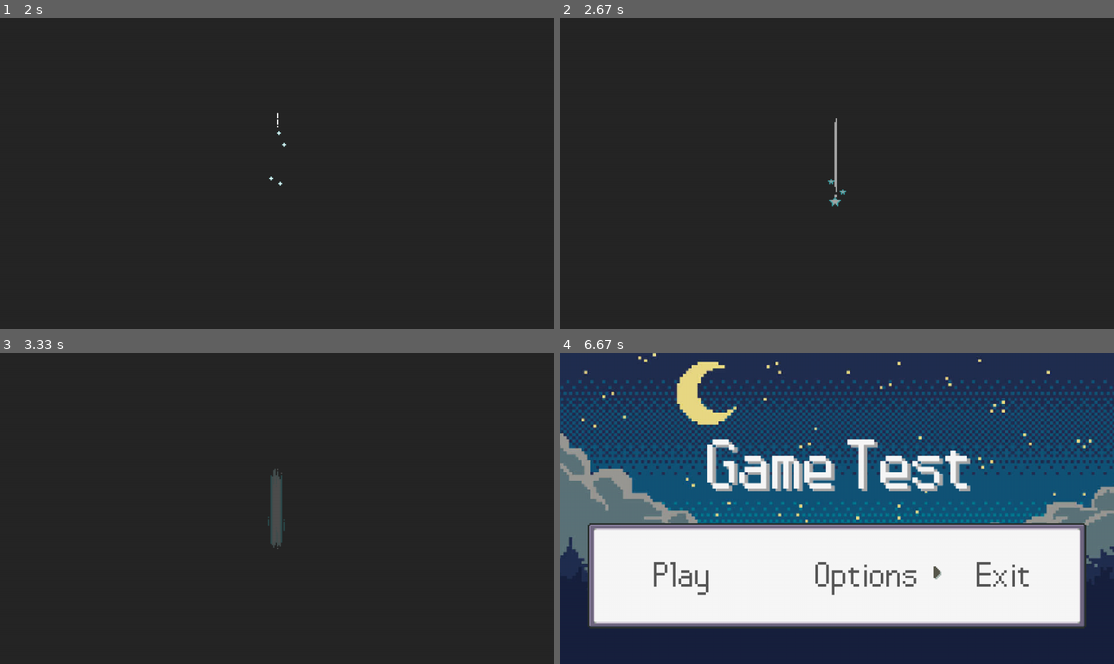
Above: before the commit, frames 1-4 (two rows, left to right).
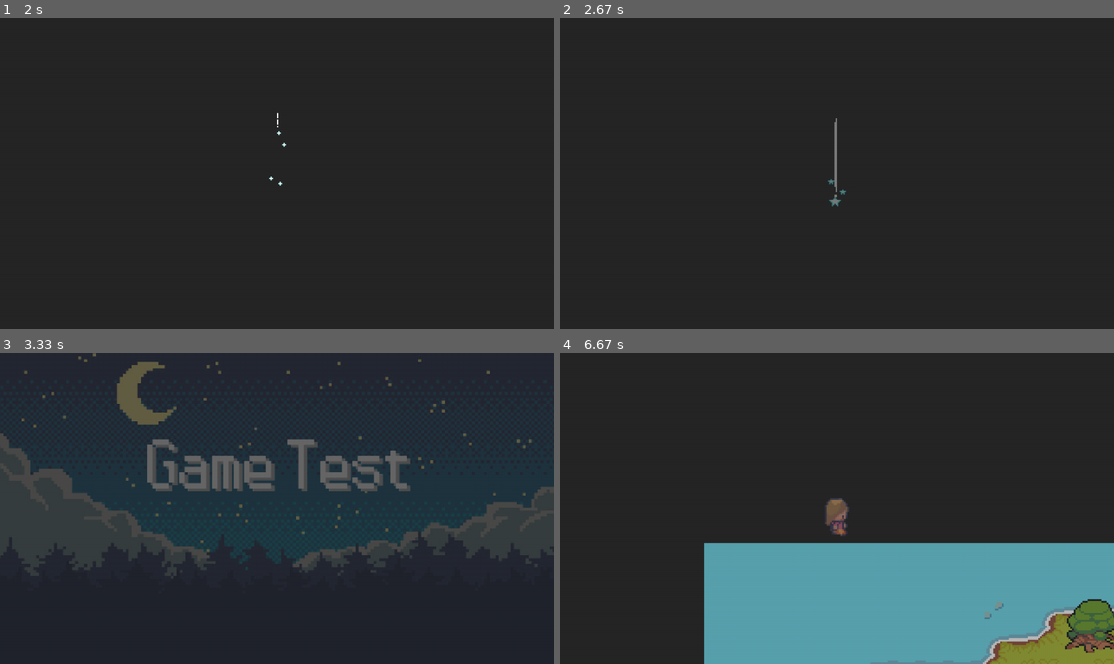
Above: after the commit, the same moments.

Repository: HiramAle/PygameBases
Game: pygame game, started from Code/main.py
The game is run twice, just before and just after one commit, with the same random seed, the same clock (stepped at 60 frames per second) and the same inputs.
Inputs:
- Up to frame 1 (2 s): hold D 0.33-0.8 s
- Up to frame 2 (2.67 s): no input
- Up to frame 3 (3.33 s): hold A from 2.9 s (still down)
- Up to frame 4 (6.67 s): release A at 3.37 s; hold D 3.9-4.53 s; tap Space at 4.97 s; hold A 5.3-5.77 s; hold D 5.8-6.27 s; hold W 6.3-6.6 s; hold D from 6.63 s (still down)

Frame 1 is identical in both runs. In frame 2, 0.2% of the frame differs, in the area x 48-52%, y 32-61%; in frame 3, 32%; in frame 4, 97%, in the area x 0-100%, y 0-100%.

Commit message:
Added camera to WorldMap, Player and Sprites

Diff:
--- /dev/null
+++ b/Code/Entities/entity.py
@@ -0,0 +1,52 @@
+import pygame
+
+
+class Entity(pygame.sprite.Sprite):
+    def __init__(self,
+                 groups: pygame.sprite.Group | list[pygame.sprite.Group],
+                 image: pygame.surface.Surface,
+                 obstacle_sprites: pygame.sprite.Group,
+                 hit_box_w=64,
+                 hit_box_h=64):
+        super().__init__(groups)
+        # graphics setup
+        self.image = image
+        self.rect = self.image.get_rect()
+        self.hitbox = pygame.Rect(self.rect.x, self.rect.y, hit_box_w, hit_box_h)
+        # movement
+        self.direction = pygame.math.Vector2()
+        self.speed = 5
+        # collision sprites
+        self.obstacle_sprites = obstacle_sprites
+        # animation
+        self.animations = {}
+        self.frame_index = 0
+        self.animation_speed = 0.6
+
+    def move(self):
+        if self.direction.magnitude() != 0:
+            self.direction = self.direction.normalize()
+
+        self.hitbox.x += self.direction.x * self.speed
+        self.collision_x()
+        self.hitbox.y += self.direction.y * self.speed
+        self.collision_y()
+        self.rect.bottom = self.hitbox.bottom
+
+    def collision_x(self):
+        if self.direction.x != 0:
+            for sprite in self.obstacle_sprites:
+                if sprite.hitbox.colliderect(self.hitbox):
+                    if self.direction.x > 0:
+                        self.hitbox.right = sprite.hitbox.left
+                    if self.direction.x < 0:
+                        self.hitbox.left = sprite.hitbox.right
+
+    def collision_y(self):
+        if self.direction.y != 0:
+            for sprite in self.obstacle_sprites:
+                if sprite.hitbox.colliderect(self.hitbox):
+                    if self.direction.y > 0:
+                        self.hitbox.bottom = sprite.hitbox.top
+                    if self.direction.y < 0:
+                        self.hitbox.top = sprite.hitbox.bottom
--- /dev/null
+++ b/Code/Entities/player.py
@@ -0,0 +1,99 @@
+import pygame
+from Code.support import import_cut_graphics
+from Code.Entities.entity import Entity
+
+
+class Player(Entity):
+    def __init__(
+            self,
+            groups: pygame.sprite.Group,
+            pos: tuple,
+            obstacle_sprites: pygame.sprite.Group):
+        super().__init__(
+            groups,
+            import_cut_graphics("Sprites/Player/player_down_idle.png", 64, 64 * 2)[0],
+            obstacle_sprites
+        )
+        self.sprite_type = "player"
+        # graphics
+        self.rect = self.image.get_rect(topleft=pos)
+        self.hitbox = pygame.Rect(self.rect.x, self.rect.y, 64, 64)
+        # status
+        self.status = 'down_idle'
+        self.facing = "down"
+        # assets
+        self.import_assets()
+
+        self.animation_speed = 0.08
+        self.player = 3
+
+    def import_assets(self):
+        self.animations = {"down": import_cut_graphics("Sprites/Player/player_down_run.png", 64, 64 * 2),
+                           "up": import_cut_graphics("Sprites/Player/player_up_run.png", 64, 64 * 2),
+                           "left": import_cut_graphics("Sprites/Player/player_left_run.png", 64, 64 * 2),
+                           "right": import_cut_graphics("Sprites/Player/player_right_run.png", 64, 64 * 2),
+                           "down_idle": import_cut_graphics("Sprites/Player/player_down_idle.png", 64, 64 * 2),
+                           "up_idle": import_cut_graphics("Sprites/Player/player_up_idle.png", 64, 64 * 2),
+                           "left_idle": import_cut_graphics("Sprites/Player/player_left_idle.png", 64, 64 * 2),
+                           "right_idle": import_cut_graphics("Sprites/Player/player_right_idle.png", 64, 64 * 2)}
+
+    def set_status(self):
+        # idle status
+        if self.direction.x == 0 and self.direction.y == 0:
+            if "idle" not in self.status:
+                self.status += "_idle"
+        # set facing direction
+        if "right" in self.status:
+            self.facing = "right"
+        elif "left" in self.status:
+            self.facing = "left"
+        elif "down" in self.status:
+            self.facing = "down"
+        elif "up" in self.status:
+            self.facing = "up"
+
+    def animate_sprite(self):
+        # set the animations depending on the facing direction
+        # self.animations["up"] = self.animations["up" + self.facing]
+        # self.animations["down"] = self.animations["down" + self.facing]
+        # self.animations["right"] = self.animations["right" + self.facing]
+        # self.animations["left"] = self.animations["down" + self.facing]
+        # self.animations["up_idle"] = self.animations[self.facing + "_idle"]
+        # self.animations["down_idle"] = self.animations[self.facing + "_idle"]
+
+        animation = self.animations[self.status]
+
+        self.frame_index += self.animation_speed
+        if self.frame_index >= len(animation):
+            self.frame_index = 0
+
+        self.image = animation[int(self.frame_index)]
+        self.rect = self.image.get_rect(center=self.hitbox.center)
+
+    def input(self):
+        keys = pygame.key.get_pressed()
+
+        if keys[pygame.K_w] and not keys[pygame.K_s]:
+            self.direction.y = -1
+            self.status = "up"
+        elif keys[pygame.K_s] and not keys[pygame.K_w]:
+            self.direction.y = 1
+            self.status = "down"
+        else:
+            self.direction.y = 0
+
+        if keys[pygame.K_a] and not keys[pygame.K_d]:
+            self.direction.x = -1
+            self.status = "left"
+        elif keys[pygame.K_d] and not keys[pygame.K_a]:
+            self.direction.x = 1
+            self.status = "right"
+        else:
+            self.direction.x = 0
+
+
+    def update(self):
+        self.input()
+        self.set_status()
+        self.animate_sprite()
+        self.move()
--- a/Code/GUI/buttons.py
+++ b/Code/GUI/buttons.py
@@ -19,6 +19,7 @@
             return True
         else:
             return False
+
 
 class TextButton(Button):
     def __init__(self, x, y, display, text, colour="White", antialiasing=False, background=None,
--- /dev/null
+++ b/Code/Scenes/camera.py
@@ -0,0 +1,32 @@
+import pygame
+import copy
+from Code.Entities.player import Player
+
+
+class YSortCameraGroup(pygame.sprite.Group):
+    def __init__(self, display, background):
+        super().__init__()
+        self.display_surface = display
+        self.half_width = self.display_surface.get_size()[0] // 2
+        self.half_height = self.display_surface.get_size()[1] // 2
+        self.offset = pygame.math.Vector2()
+        self.floor_surf = background
+        self.floor_rect = self.floor_surf.get_rect(topleft=(0, 0))
+
+    def y_draw(self, player: Player):
+        self.offset.x = player.rect.centerx - self.half_width
+        self.offset.y = player.rect.centery - self.half_height
+
+        floor_offset_pos = self.floor_rect.topleft - self.offset
+        self.display_surface.blit(self.floor_surf, floor_offset_pos)
+
+        for sprite in sorted(self.sprites(), key=lambda sprite: sprite.hitbox.centery):
+            offset_pos = sprite.rect.topleft - self.offset
+            self.display_surface.blit(sprite.image, offset_pos)
+
+        for sprite in player.obstacle_sprites:
+            offset_pos = sprite.rect.topleft - self.offset
+            hitbox = copy.copy(sprite.hitbox)
+            hitbox.x = sprite.rect.x - offset_pos.x
+            hitbox.y = sprite.rect.y - offset_pos.y
+            pygame.draw.rect(pygame.display.get_surface(), "Red", hitbox, 2)
--- a/Code/Scenes/scene.py
+++ b/Code/Scenes/scene.py
@@ -1,7 +1,8 @@
 import pygame
 from Code.GUI.transitions import FadeIn, FadeOut
-from Code.GUI.buttons import TextButton
 from Code.support import import_cut_graphics, get_center, timer
+from Code.Entities.player import Player
+from Code.Scenes.camera import YSortCameraGroup
 import os
 
 
@@ -22,9 +23,9 @@
         self.obstacle_sprites = pygame.sprite.Group()
         # transitions
         self.start_transitioning = True
-        self.start_transition = FadeIn(game.game_canvas, 1.5)
+        self.start_transition = FadeIn(game.game_canvas, 1)
         self.end_transitioning = False
-        self.end_transition = FadeOut(game.game_canvas, 1.5)
+        self.end_transition = FadeOut(game.game_canvas, 1)
         # Mouse cursor visibility
         pygame.mouse.set_visible(False)
 
@@ -50,7 +51,7 @@
         self.animation_speed = 0.1
         self.animations = []
         self.frame_index = 0
-        self.animations = import_cut_graphics("../Resources/Sprites/intro.png", 96, 279)
+        self.animations = import_cut_graphics("Sprites/intro.png", 96, 279)
         # Animation image
         self.image = self.animations[self.frame_index]
         # Center of the display
@@ -110,23 +111,14 @@
         self.text_options_rect = self.text_play.get_rect(center=(x_text_offset + (1120 / 3), y_text_offset))
         self.text_exit = self.font.render("Exit", False, "#565656")
         self.text_exit_rect = self.text_play.get_rect(center=(x_text_offset + (1120 / 3) * 2, y_text_offset))
-
+        # Cursor
         self.cursor_img = pygame.image.load(
             os.path.join(self.game.resources_dir, "Images", "cursor.png")).convert_alpha()
         self.cursor_rect = self.cursor_img.get_rect()
         self.cursor_y = self.box_rect.y + 100
         self.cursor_x = self.box_rect.x + 32 + 20
         self.cursor_rect.x, self.cursor_rect.y = self.cursor_x, self.cursor_y
-
-        # Get the measurements of the screen to place the buttons
-        center_x, center_y = get_center()
-        y_segments = game.game_canvas.get_size()[1] / 4
-        # Initialize the buttons
-        # self.start_button = TextButton(center_x, y_segments, game.game_canvas, "Start", "White", False, font_size=100)
-        #
-        # self.options_button = TextButton(center_x, y_segments * 2, game.game_canvas, "Options", "White", False,
-        #                                  font_size=100)
-        # self.exit_button = TextButton(center_x, y_segments * 3, game.game_canvas, "Exit", "White", False, font_size=100)
+        # Menu options
         self.menu_options = ["Play", "Options", "Exit"]
         self.index = 0
 
@@ -140,21 +132,13 @@
                 GameWorld(self.game).enter_state()
 
     def update(self, delta_time, actions):
-        self.update_cursor(actions)
+
         if actions["space"]:
             if self.menu_options[self.index] == "Play":
                 self.end_transitioning = True
             elif self.menu_options[self.index] == "Exit":
                 self.game.exit_game()
-
-    # Check if any button get pressed only if it's not transitioning
-    # if not self.start_transitioning and not self.end_transitioning:
-    #     if self.start_button.check_click():
-    #         self.end_transitioning = True
-    #     elif self.options_button.check_click():
-    #         print("Pressed")
-    #     elif self.exit_button.check_click():
-    #         self.game.exit_game()
+        self.update_cursor(actions)
 
     def update_cursor(self, actions):
         if actions['right']:
@@ -162,15 +146,14 @@
                 self.index = 0
             else:
                 self.index += 1
-            self.game.reset_keys()
         elif actions['left']:
             if not self.index:
                 self.index = len(self.menu_options) - 1
             else:
                 self.index -= 1
-            self.game.reset_keys()
-
-        self.cursor_rect.x = self.cursor_x + (self.index * (1120/3))
+        self.game.reset_keys()
+
+        self.cursor_rect.x = self.cursor_x + (self.index * (1120 / 3))
 
     def render(self, display: pygame.surface.Surface):
         display.blit(self.background_image, (0, 0))
@@ -183,49 +166,69 @@
 
         self.render_transition()
 
-        # Clear the screen
-        # display.fill("#262626")
-        # Draw the buttons
-        # self.start_button.draw()
-        #
-        # self.options_button.draw()
-        # self.exit_button.draw()
-        # Render the transition if its necessary
-
 
 class GameWorld(Scene):
     def __init__(self, game):
         super().__init__(game)
-
-    def update(self, delta_time, actions):
+        self.player_x, self.player_y = 100, 100
+        self.bg_image = pygame.image.load(os.path.join(self.game.resources_dir, "Images","ground.png")).convert_alpha()
+        self.visible_sprites = YSortCameraGroup(self.game.game_canvas, self.bg_image)
+        self.obstacle_sprites = pygame.sprite.Group()
+        self.player = Player(self.visible_sprites, (self.player_x, self.player_y), self.obstacle_sprites)
+
+    def update(self, delta_time, actions):
+        self.visible_sprites.update()
+        self.player.update()
+
         if actions["pause"]:
             self.game.reset_keys()
             PauseMenu(self.game).enter_state()
 
     def render(self, display: pygame.surface.Surface):
         display.fill("#262626")
+        self.visible_sprites.y_draw(self.player)
+        # display.blit(self.player.image, (100, 100))
+        # print(self.player.status)
+        # print(self.player.animations[self.player.status])
         self.render_transition()
 
-    def render_transition(self): ...
-    # Check if the star transition is playing
-    # if self.start_transitioning:
-    #     if self.start_transition.play(self.game.dt):
-    #         self.start_transitioning = False
+    def render_transition(self):
+        # Check if the star transition is playing
+        if self.start_transitioning:
+            if self.start_transition.play(self.game.dt):
+                self.start_transitioning = False
+
+
+class Dialogue(Scene):
+    def __init__(self, game):
+        super().__init__(game)
 
 
 class PauseMenu(Scene):
     def __init__(self, game):
         super().__init__(game)
-        # menu_height = (70 * self.game.game_canvas.get_size()[1]) / 100
+        # Menu
         self.menu = pygame.image.load(os.path.join(self.game.resources_dir, "Images", "Pause_Menu.png")).convert_alpha()
         self.menu = pygame.transform.smoothscale(self.menu, (self.menu.get_size()[0], 500))
         self.menu_x = self.game.game_canvas.get_size()[0] - 20 - self.menu.get_size()[0]
         self.menu_y = self.game.game_canvas.get_size()[1] - (self.game.game_canvas.get_size()[1] / 2) - (
                 self.menu.get_size()[1] / 2)
         self.menu_rect = self.menu.get_rect(topleft=(self.menu_x, self.menu_y))
-        # self.menu_options = {0: "Party", 1: "Items", 2: "Magic", 3: "Exit"}
-        self.menu_options = ["Party", "Items", "Magic", "Exit"]
+        # Menu options
+        self.menu_options = ["Option1", "Option2", "Option3", "Exit"]
         self.index = 0
+        # Text
+        x_text_offset = self.menu_rect.x + 50
+        y_text_offset = self.menu_rect.y + 95
+        self.font = pygame.font.Font(os.path.join(self.game.resources_dir, "Fonts", "pokemon_pixel_font.ttf"), 60)
+        self.text_option = self.font.render("Option1", False, "#565656")
+        self.text_option_rect = self.text_option.get_rect(midleft=(x_text_offset, y_text_offset))
+        self.text_option2 = self.font.render("Option2", False, "#565656")
+        self.text_option2_rect = self.text_option2.get_rect(midleft=(x_text_offset, y_text_offset + 100))
+        self.text_option3 = self.font.render("Option3", False, "#565656")
+        self.text_option3_rect = self.text_option3.get_rect(midleft=(x_text_offset, y_text_offset + (100 * 2)))
+        self.text_exit = self.font.render("Exit", False, "#565656")
+        self.text_exit_rect = self.text_exit.get_rect(midleft=(x_text_offset, y_text_offset + (100 * 3)))
         # Cursor
         self.cursor_img = pygame.image.load(
             os.path.join(self.game.resources_dir, "Images", "cursor.png")).convert_alpha()
@@ -238,6 +241,11 @@
         if actions["pause"]:
             self.exit_state()
             self.game.reset_keys()
+        elif actions["space"]:
+            if self.menu_options[self.index] == "Exit":
+                self.game.game_stack = []
+                Menu(self.game).enter_state()
+        self.game.reset_keys()
 
     def update_cursor(self, actions):
         if actions['down']:
@@ -257,6 +265,10 @@
         self.cursor_rect.y = self.cursor_y + (self.index * 100)
 
     def render(self, display: pygame.surface.Surface):
-        # self.prev_scene.render(display)
+        self.prev_scene.render(display)
         display.blit(self.menu, self.menu_rect)
+        display.blit(self.text_option, self.text_option_rect)
+        display.blit(self.text_option2, self.text_option2_rect)
+        display.blit(self.text_option3, self.text_option3_rect)
+        display.blit(self.text_exit, self.text_exit_rect)
         display.blit(self.cursor_img, self.cursor_rect)
--- a/Code/main.py
+++ b/Code/main.py
@@ -28,10 +28,9 @@
         self.prev_time = 0
         self.dt = 0
 
-        self.load_assets()
+        self.resources_dir = os.path.join("../Resources")
 
         self.load_scene()
-
 
     def set_screen(self):
         self.display = pygame.display.set_mode(
@@ -104,6 +103,9 @@
     def load_scene(self):
         self.game_stack.append(Intro(self))
 
+    def clear_stack(self):
+        self.game_stack = []
+
     def get_dt(self):
         now = time.time()
         self.dt = now - self.prev_time
@@ -114,6 +116,5 @@
         self.resources_dir = os.path.join("../Resources")
 
 
-
 if __name__ == '__main__':
     Game().main_loop()
--- a/Code/support.py
+++ b/Code/support.py
@@ -1,8 +1,9 @@
 import pygame
+import os
 
 
 def import_cut_graphics(path: str, tile_width: int, tile_height: int) -> list:
-    image = pygame.image.load(path).convert_alpha()
+    image = pygame.image.load(os.path.join("../Resources/", path)).convert_alpha()
     tile_num_x = image.get_size()[0] // tile_width
     tile_num_y = image.get_size()[1] // tile_height
     cut_images = []
Binary file added: Resources/Images/ground.png
Binary file added: Resources/Sprites/Player/player_down_idle.png
Binary file added: Resources/Sprites/Player/player_down_run.png
Binary file added: Resources/Sprites/Player/player_left_idle.png
Binary file added: Resources/Sprites/Player/player_left_run.png
Binary file added: Resources/Sprites/Player/player_right_idle.png
Binary file added: Resources/Sprites/Player/player_right_run.png
Binary file added: Resources/Sprites/Player/player_up_idle.png
Binary file added: Resources/Sprites/Player/player_up_run.png
